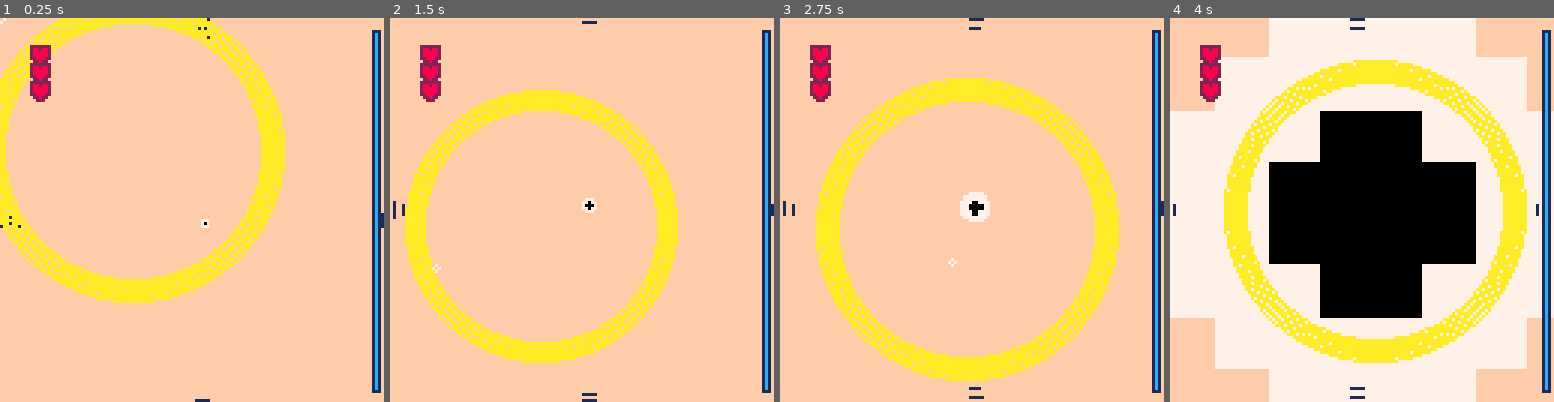
Above: before the commit, frames 1-4 (left to right).
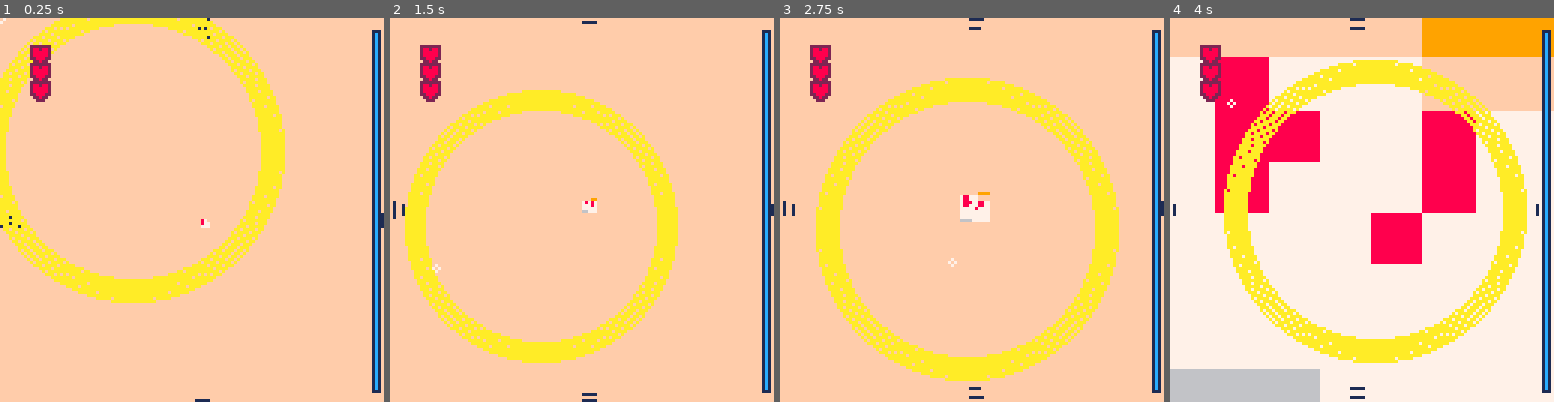
Above: after the commit, the same moments.

Repository: Alfie-Edwards/LoopHole
Game: PICO-8 cartridge loop.p8
Two runs of this game, one before a commit and one after it. Both use one fixed random seed, a clock stepped at 60 frames per second and the inputs below.
Inputs (mouse positions are in pixels of both pictures, inside the frame that each line leads up to):
- Up to frame 1 (0.25 s): no input
- Up to frame 2 (1.5 s): tap X (X key) at 0.33, 1.07 s; click (670, 121) at 0.67 s; tap O (Z key) at 0.7 s; click (436, 267) at 1.22 s
- Up to frame 3 (2.75 s): tap O (Z key) at 1.7, 2.1, 2.5 s; click (887, 114) at 1.77 s; tap X (X key) at 1.85 s; click (952, 259) at 2.32 s
- Up to frame 4 (4 s): click (1404, 106) at 2.87 s; tap O (Z key) at 2.9, 3.3, 3.7 s; tap X (X key) at 2.97 s; click (1465, 256) at 3.42 s; click (1231, 102) at 3.97 s

The runs differ from the first frame. In frame 1, less than 0.1% of the frame differs, in the area x 52-55%, y 52-54%; in frame 2, less than 0.1%; in frame 3, 0.3%; in frame 4, 48%, in the area x 0-100%, y 0-100%.

Commit message:
Add sprites

Diff:
--- a/loop.p8
+++ b/loop.p8
@@ -1,6 +1,16 @@
 pico-8 cartridge // http://www.pico-8.com
 version 42
 __lua__
+
+pal(0, 0, 0)
+pal(2, -13, 0)
+pal(3, -5, 0)
+pal(4, -7, 0)
+pal(8, -2, 0)
+pal(11, -6, 0)
+pal(10, -9, 0)
+pal(13, -10, 0)
+pal(14, -1, 0)
 
 -- Enable mouse
 poke(0x5F2D, 1)
@@ -787,7 +797,7 @@
 		w = 16,
 		h = 16,
 	},
-	galaxy3 = {
+	star3 = {
 		x = 4 * 16,
 		y = 4 * 16,
 		w = 16,
@@ -822,6 +832,36 @@
 		y = 5 * 16,
 		w = 16,
 		h = 16,
+	},
+	plasticbag = {
+		x = 3 * 16,
+		y = 5 * 16,
+		w = 16,
+		h = 16,
+	},
+	can = {
+		x = 4 * 16,
+		y = 5 * 16,
+		w = 16,
+		h = 16,
+	},
+	cd = {
+		x = 5 * 16,
+		y = 5 * 16,
+		w = 16,
+		h = 16,
+	},
+	cd = {
+		x = 0 * 16,
+		y = 6 * 16,
+		w = 16 * 4,
+		h = 16,
+	},
+	logo = {
+		x = 4 * 16,
+		y = 6 * 16,
+		w = 16 * 4,
+		h = 16 * 2,
 	},
 }
 
Not shown, changed: 155 lines of the sprite sheet (__gfx__) section of loop.p8
